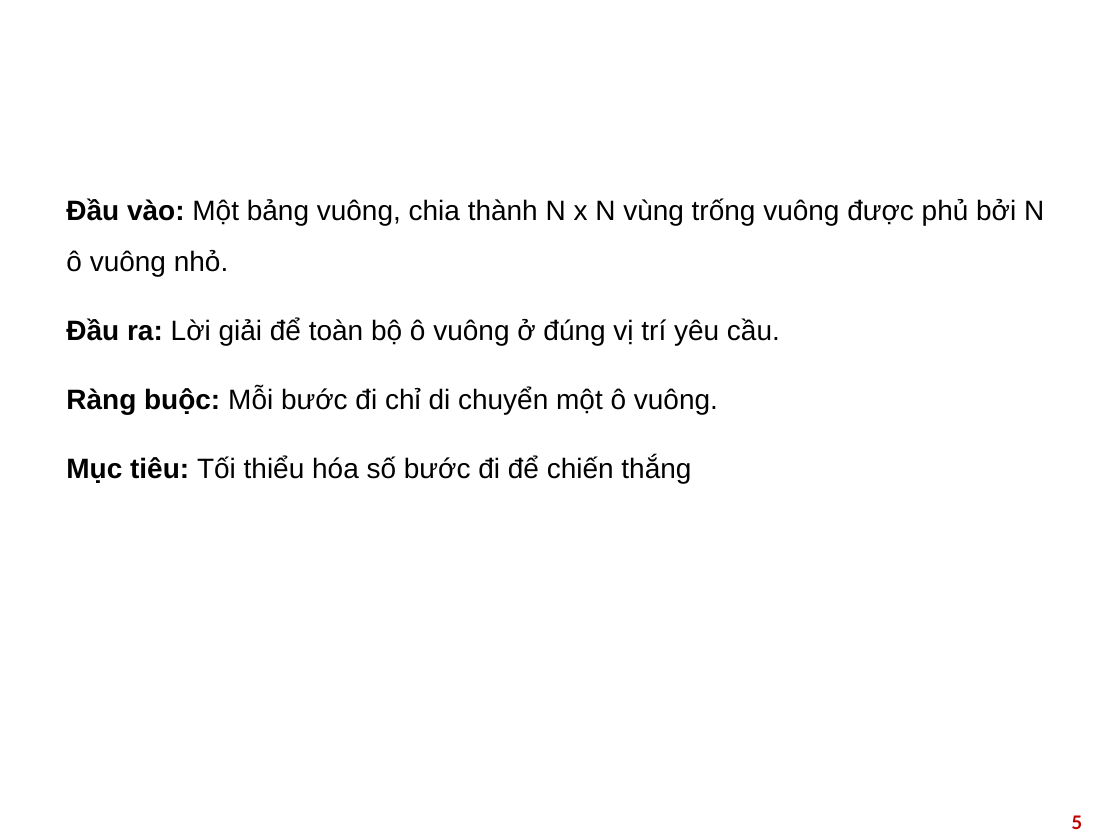
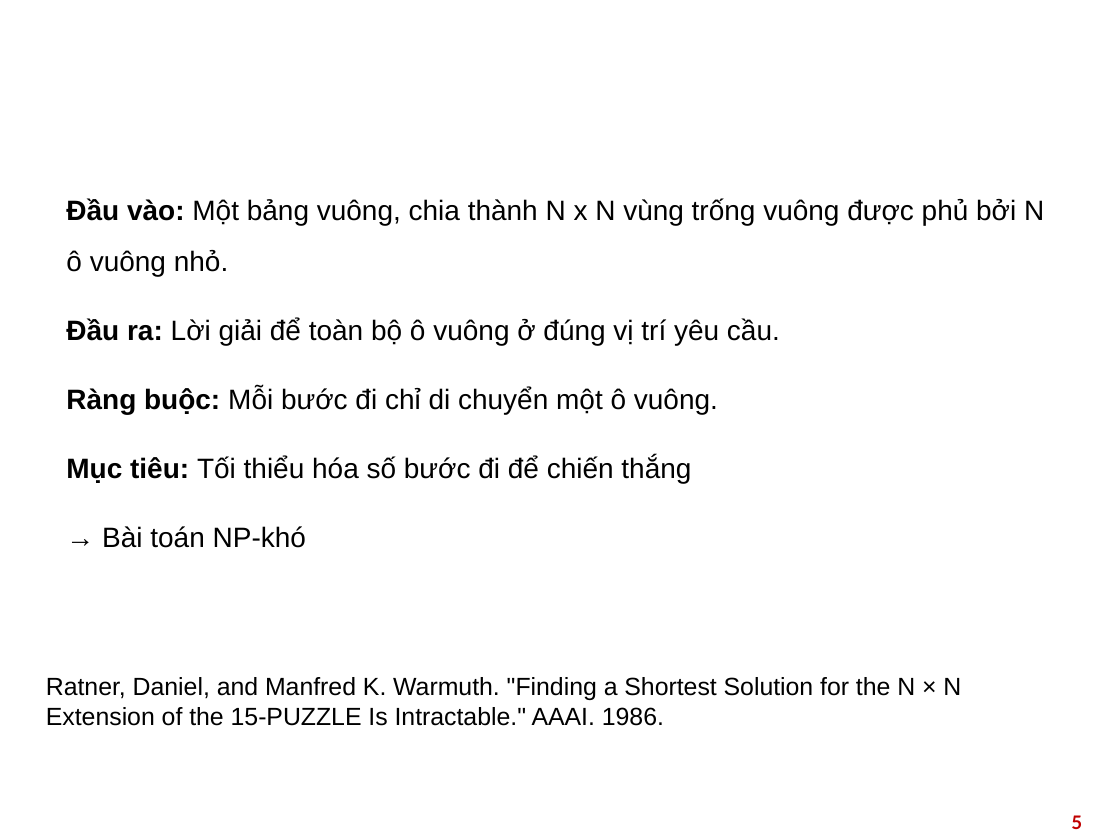
Before and after one commit to Tahuubinh/AI_HUST_Project, a slide deck: slide 5 of AI_Project_Nhom3.pptx. Drawn at 1120x840 pixels with LibreOffice and Linux fonts; fonts in the diff are those of the drawing; background and template pictures are left out. Boxes give left, top, right and bottom in pixels: in the first picture for what was removed or moved away, otherwise in the second. Text is boxed around its words. In the diff, an @@ line names an element or a change of style, - is before the commit and + after.

```diff
--- a/AI_Project_Nhom3.pptx
+++ b/AI_Project_Nhom3.pptx
@@ text at (x1=213, y1=526, x2=306, y2=548): paragraph added @@
+→ Bài toán NP-khó
@@ text added at (x1=46, y1=677, x2=961, y2=726), 16 pt, text #000000 @@
+Ratner, Daniel, and Manfred K. Warmuth. "Finding a Shortest Solution for the N × N Extension of the 15-PUZZLE Is Intractable." AAAI. 1986.
```
Also in this commit, not shown: 2 other slides changed, 13 slides added.
